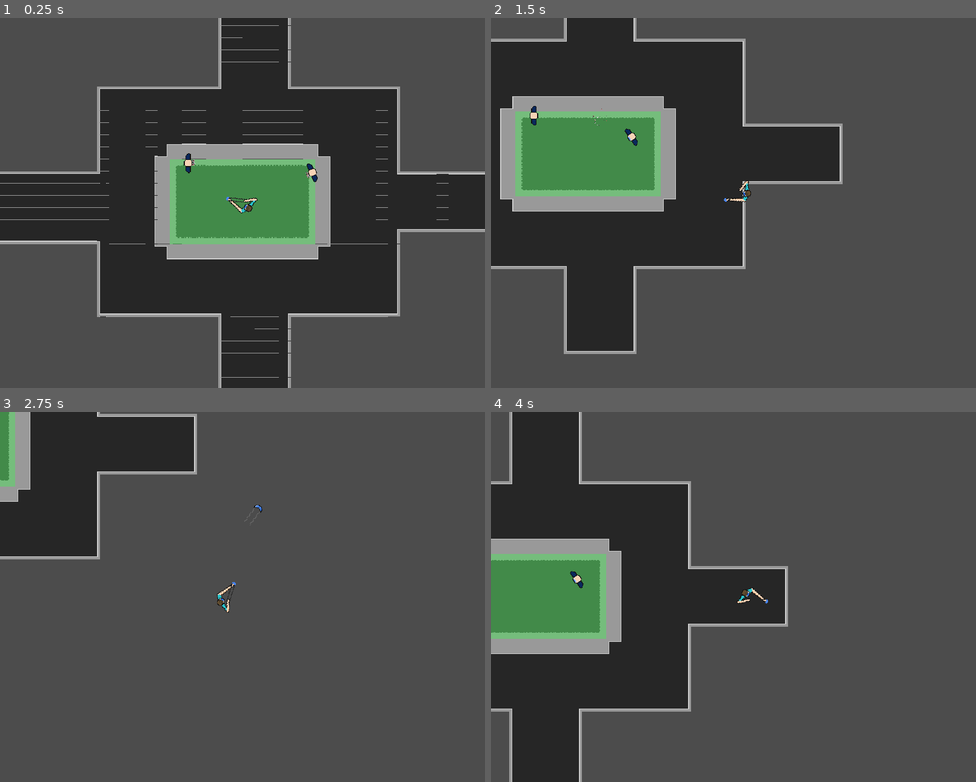
Above: before the commit, frames 1-4 (two rows, left to right).
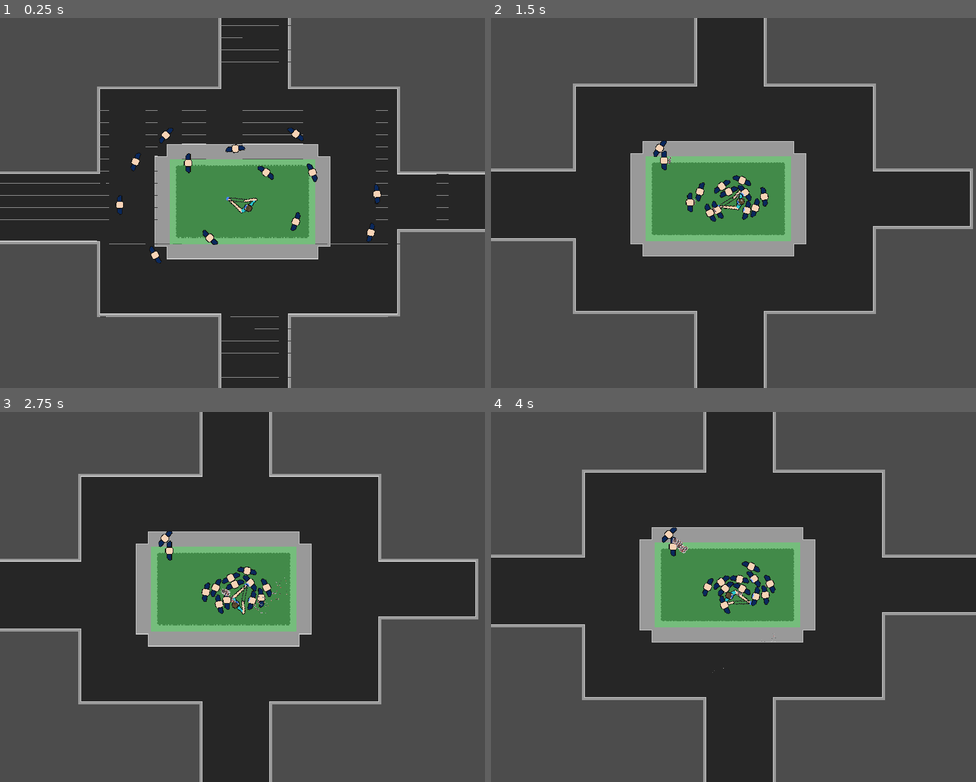
Above: after the commit, the same moments.

Repository: MCluck90/get-masked-open-jam-2020
Game: Godot game, scene res://Levels/TestLevel.tscn
The game is run twice, just before and just after one commit, with the same random seed, the same clock (stepped at 60 frames per second) and the same inputs.
Inputs (mouse positions are in pixels of both pictures, inside the frame that each line leads up to):
- Up to frame 1 (0.25 s): no input
- Up to frame 2 (1.5 s): move the mouse to (840, 184) at 0.52 s; hold D (move_right) 0.53-1.28 s; hold Space (shoot) 0.53-1.28 s; move the mouse to (636, 221) at 1.27 s; hold S (move_down) from 1.28 s (still down); tap Space (shoot) at 1.35 s
- Up to frame 3 (2.75 s): move the mouse to (291, 515) at 2.02 s; release S (move_down) at 2.03 s; hold D (move_right) from 2.03 s (still down); hold Space (shoot) from 2.03 s (still down)
- Up to frame 4 (4 s): move the mouse to (709, 671) at 2.77 s; release D (move_right) at 2.78 s; release Space (shoot) at 2.78 s; hold W (move_up) 2.78-3.53 s; tap Space (shoot) at 2.85 s; move the mouse to (879, 652) at 3.52 s; hold A (move_left) from 3.53 s (still down); hold Space (shoot) from 3.53 s (still down)

The runs differ from the first frame. In frame 1, 0.6% of the frame differs, in the area x 24-79%, y 29-67%; in frame 2, 53%; in frame 3, 61%, in the area x 0-99%, y 0-100%; in frame 4, 58%.

Commit message:
Randomize covidiots for more variety

Diff:
--- a/game/Covidiot/Covidiot.gd
+++ b/game/Covidiot/Covidiot.gd
@@ -19,10 +19,14 @@
 	rng.randomize()
 	$Cough/Timer.wait_time = cough_timeout
 	$Cough.visible = false
-	cough_particles.visible = true
+	$Breathing.visible = false
 	cough_particles.one_shot = true
 
+	yield(get_tree().create_timer(rng.randf() * 3.0), "timeout")
+	$Cough/Timer.start()
 	$Breathing.visible = true
+	breathing_particles.lifetime *= rng.randf_range(0.9, 1.1)
+	cough_particles.visible = true
 	breathing_particles.visible = true
 	breathing_particles.emitting = true
 
--- a/game/Covidiot/Covidiot.tscn
+++ b/game/Covidiot/Covidiot.tscn
@@ -65,7 +65,6 @@
 polygon = PoolVector2Array( 0, -4, 0, 4, 96, 16, 96, -16 )
 
 [node name="Timer" type="Timer" parent="Cough"]
-autostart = true
 
 [node name="Sprite" type="Sprite" parent="."]
 scale = Vector2( 1, 1 )
--- a/game/Levels/TestLevel.tscn
+++ b/game/Levels/TestLevel.tscn
@@ -11,3 +11,36 @@
 
 [node name="Chaser" parent="." index="3" instance=ExtResource( 3 )]
 position = Vector2( 271.527, 72.5442 )
+
+[node name="Chaser2" parent="." index="4" instance=ExtResource( 3 )]
+position = Vector2( 250.265, 154.282 )
+
+[node name="Chaser3" parent="." index="5" instance=ExtResource( 3 )]
+position = Vector2( 99.5473, 184.677 )
+
+[node name="Chaser4" parent="." index="6" instance=ExtResource( 3 )]
+position = Vector2( 145.849, 27.6595 )
+
+[node name="Chaser5" parent="." index="7" instance=ExtResource( 3 )]
+position = Vector2( 242.706, 12.8554 )
+
+[node name="Chaser6" parent="." index="8" instance=ExtResource( 3 )]
+position = Vector2( 358.619, 108.767 )
+
+[node name="Chaser7" parent="." index="9" instance=ExtResource( 3 )]
+position = Vector2( 349.957, 166.251 )
+
+[node name="Chaser8" parent="." index="10" instance=ExtResource( 3 )]
+position = Vector2( 203.333, 63.5673 )
+
+[node name="Chaser9" parent="." index="11" instance=ExtResource( 3 )]
+position = Vector2( 40.016, 17.4226 )
+
+[node name="Chaser10" parent="." index="12" instance=ExtResource( 3 )]
+position = Vector2( -4.23869, 59.315 )
+
+[node name="Chaser11" parent="." index="13" instance=ExtResource( 3 )]
+position = Vector2( -26.6023, 124.988 )
+
+[node name="Chaser12" parent="." index="14" instance=ExtResource( 3 )]
+position = Vector2( 23.3221, 202.474 )
